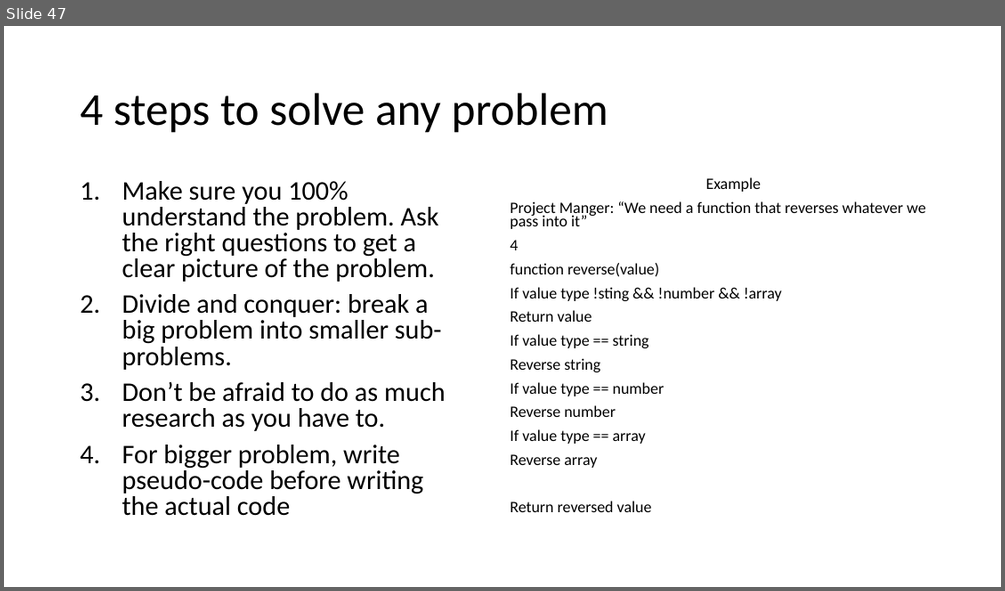
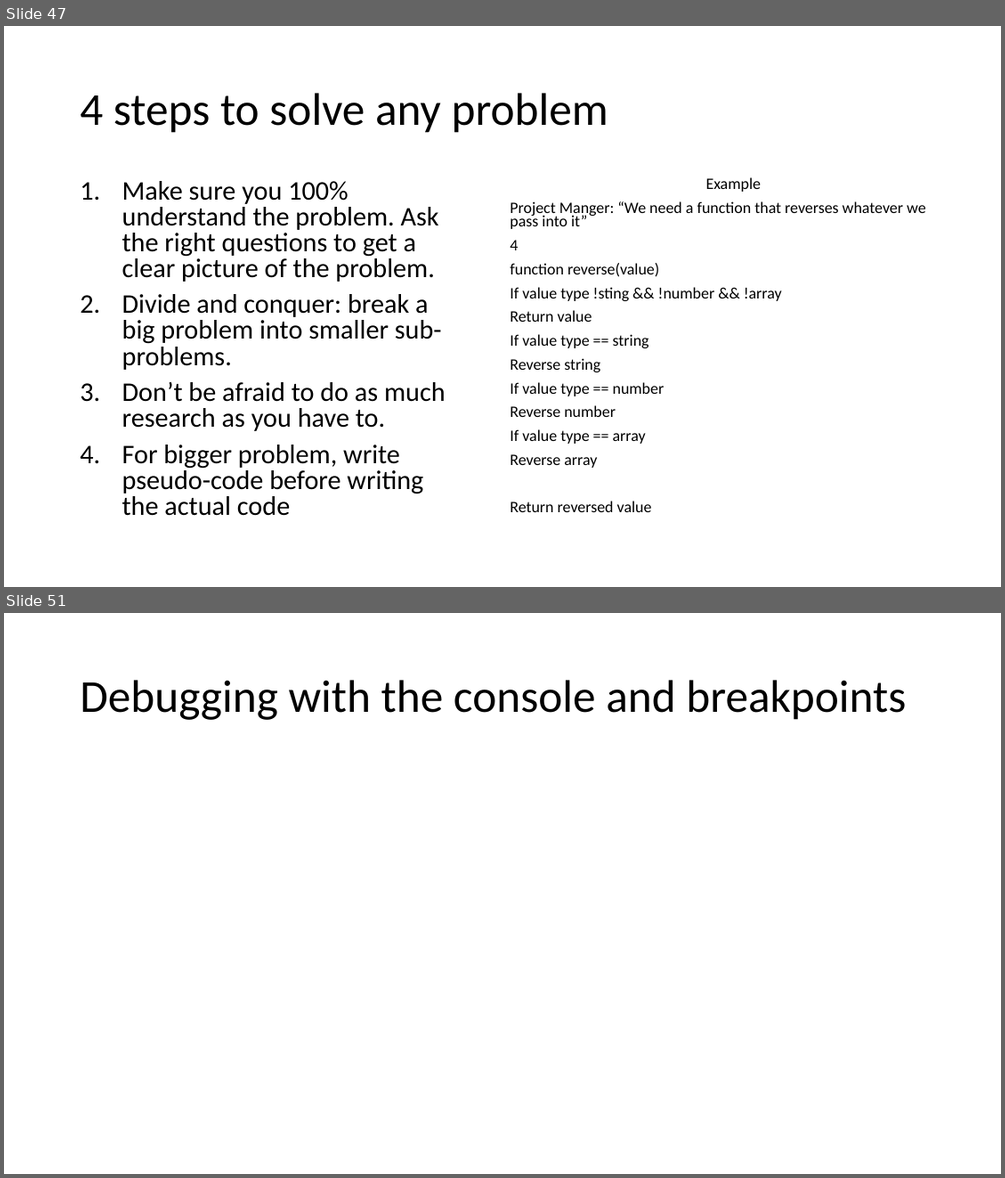
Before and after one commit to PiyushChaturvedii/Batch05, a slide deck: JavaScript.pptx. Shown one above the other, each under a label of ours: slide 47 before the commit, slides 47 and 51 after it; the slides between them are not shown. The pictures are 1005x591 and 1005x1178 pixels, drawn with LibreOffice and Linux fonts; fonts in the diff are those of the drawing. Boxes give left, top, right and bottom in pixels: in the first picture for what was removed or moved away, otherwise in the second. Text is boxed around its words. In the diff, an @@ line names an element or a change of style, - is before the commit and + after.

```diff
--- a/JavaScript.pptx
+++ b/JavaScript.pptx
@@ slide 51 added at (x1=4, y1=613, x2=1001, y2=1174), background #FFFFFF @@
@@ title added at (x1=80, y1=680, x2=906, y2=720), 44 pt, text #000000 @@
+Debugging with the console and breakpoints
```
Also in this commit, not shown: 1 slide changed, 2 other slides added, 3 other files.
